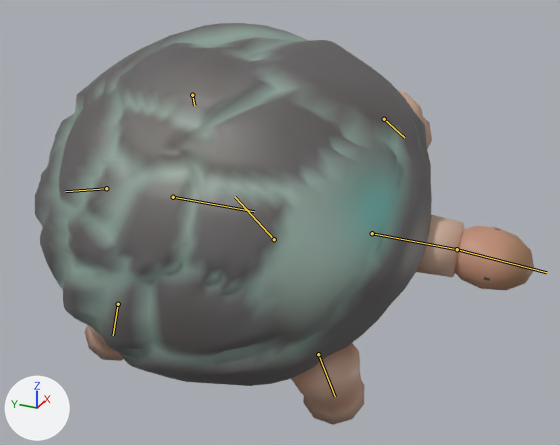
An edit to the glTF model assets/creatures/slag_tortoise/slag_tortoise.glb, drawn before and after from the same camera.
Both versions are drawn from a camera (50 mm lens) standing at (-2.64, -1.114, 1.635) and looking at (-0.424, -0.117, 0.527). The axes (+X, +Y, +Z) are drawn at lower left. The lights are the same throughout. The first picture is the older version. Both versions are drawn at frame 22 of the action 'ko'; the numbers are the values there. The bones that bend it are drawn over the model as lines.

Names of what the first picture shows: 'slag_tortoise'.
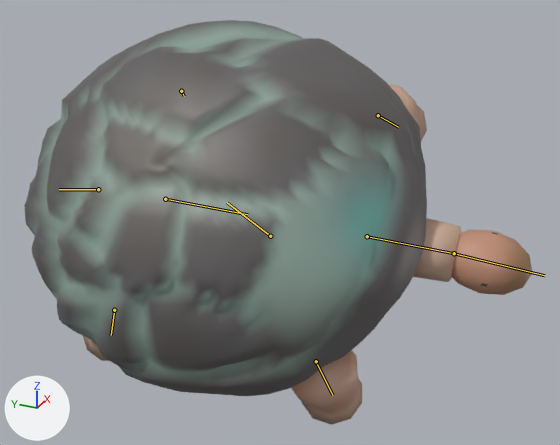
The change in detail:
Bone 'root' (bone_root) moves from (-0.218, 0.349, 0.0) to (-0.251, 0.378, 0.0).
Bone 'root' (bone_root) turns from (0, 0, 47) to (0, 0, 51) degrees about its own x, y and z.
Bone 'neck' (bone_neck) turns from (14, 0, 0) to (15, 0, 0) degrees about its own x, y and z.
Bone 'leg_fl' (bone_leg_fl) turns from (13, 3, 5) to (14, 3, 5) degrees about its own x, y and z.
Bone 'leg_fr' (bone_leg_fr) turns from (13, -3, -5) to (14, -3, -5) degrees about its own x, y and z.
Bone 'leg_bl' (bone_leg_bl) turns from (13, 3, 3) to (15, 4, 4) degrees about its own x, y and z.
Bone 'leg_br' (bone_leg_br) turns from (13, -3, -3) to (15, -4, -4) degrees about its own x, y and z.

Boxes [x1, y1, x2, y2] around the edits, measured in the pictures (560 x 445 px):
'slag_tortoise', posed: before [35, 23, 535, 425]; after [24, 20, 532, 425]
bone 'root', root to tip: before (274, 239) to (235, 197); after (270, 236) to (227, 202)
bone 'neck', root to tip: before (372, 233) to (457, 249); after (367, 236) to (454, 253)
bone 'leg_fl', root to tip: before (384, 119) to (404, 137); after (378, 115) to (398, 127)
bone 'leg_fr', root to tip: before (318, 354) to (335, 396); after (316, 361) to (332, 395)
bone 'leg_bl', root to tip: before (192, 95) to (194, 105); after (181, 91) to (184, 96)
bone 'leg_br', root to tip: before (118, 304) to (113, 335); after (114, 310) to (111, 335)
